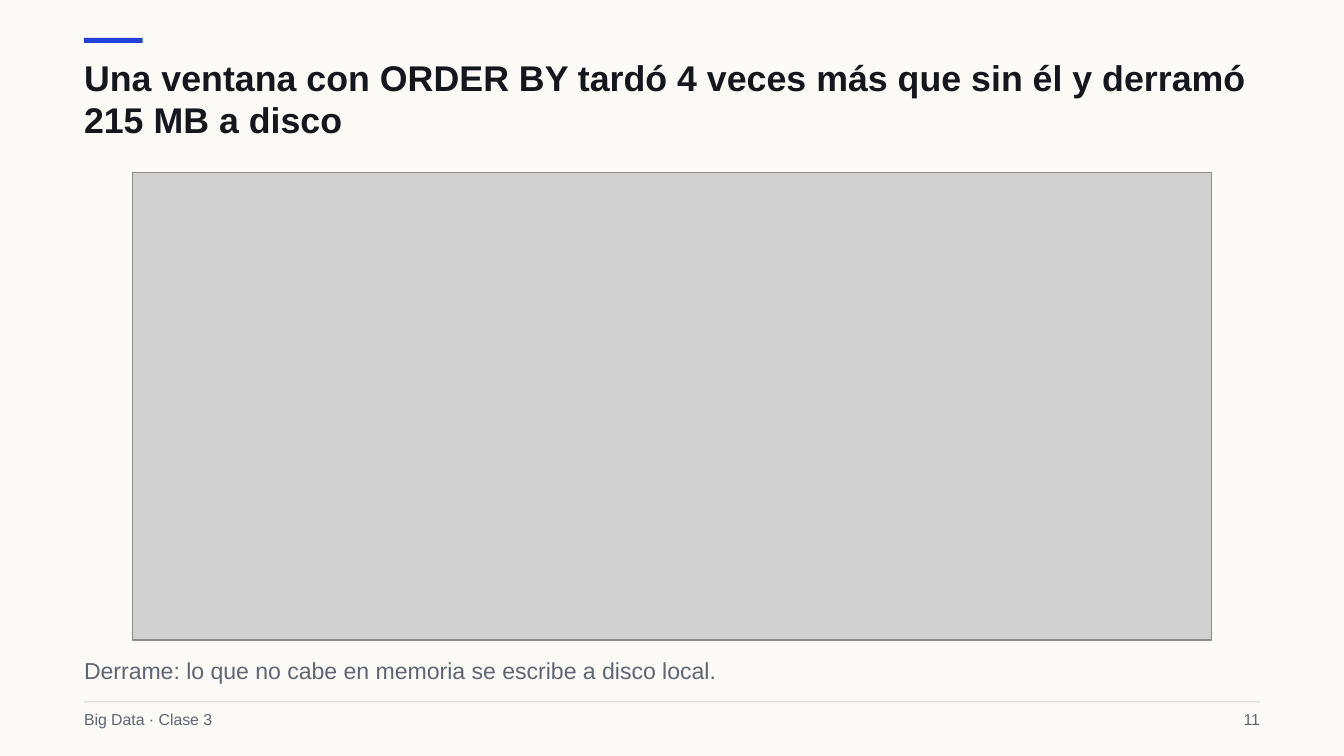
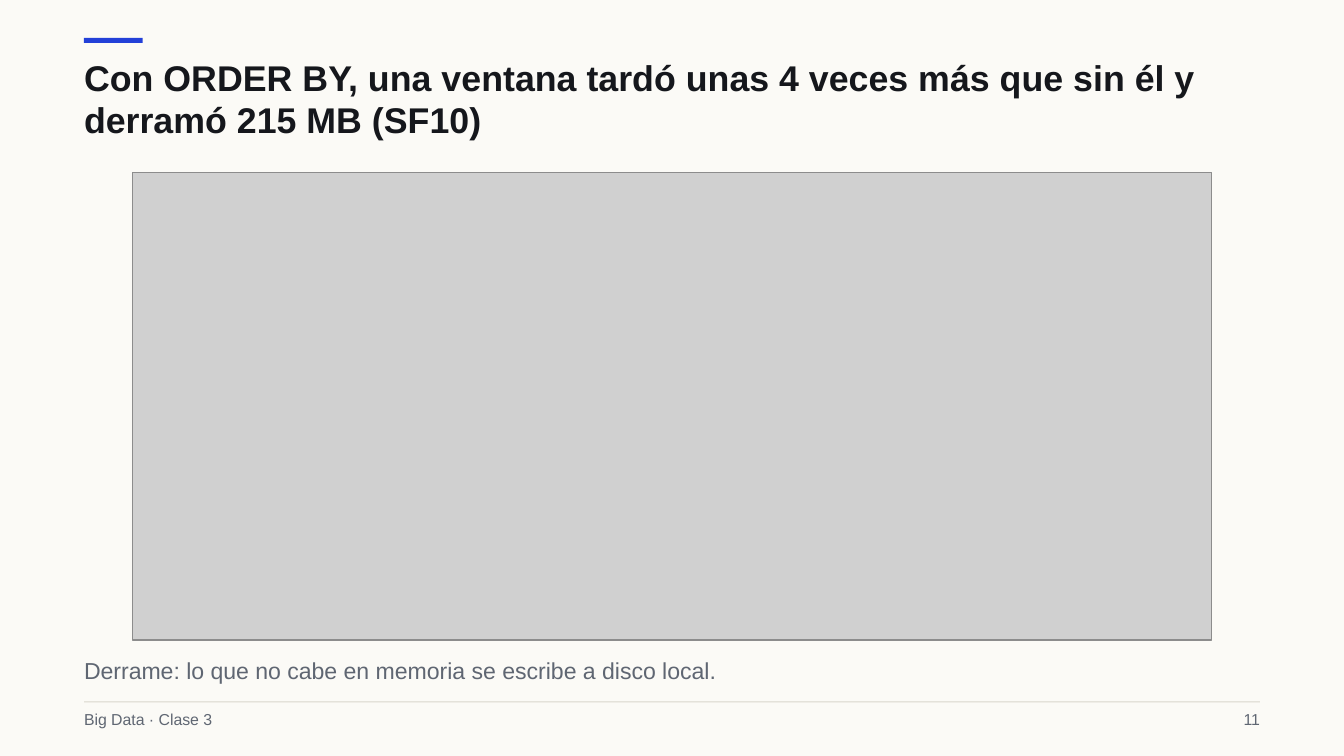
Before and after one commit to Apaezc/bigdata-udem-2026, a slide deck: slide 11 of curso/clase03/deck/slides.pptx. Drawn at 1344x756 pixels with LibreOffice and Linux fonts; fonts in the diff are those of the drawing; grey boxes stand for pictures. Boxes give left, top, right and bottom in pixels: in the first picture for what was removed or moved away, otherwise in the second. Text is boxed around its words. In the diff, an @@ line names an element or a change of style, - is before the commit and + after.

```diff
--- a/curso/clase03/deck/slides.pptx
+++ b/curso/clase03/deck/slides.pptx
@@ text at [84, 64, 1194, 140]: text changed @@
-Una ventana con ORDER BY tardó 4 veces más que sin él y derramó 215 MB a disco
+Con ORDER BY, una ventana tardó unas 4 veces más que sin él y derramó 215 MB (SF10)
```
Also in this commit, not shown: 10 other slides changed, 1 slide added, 1 slide removed, 13 other files.
